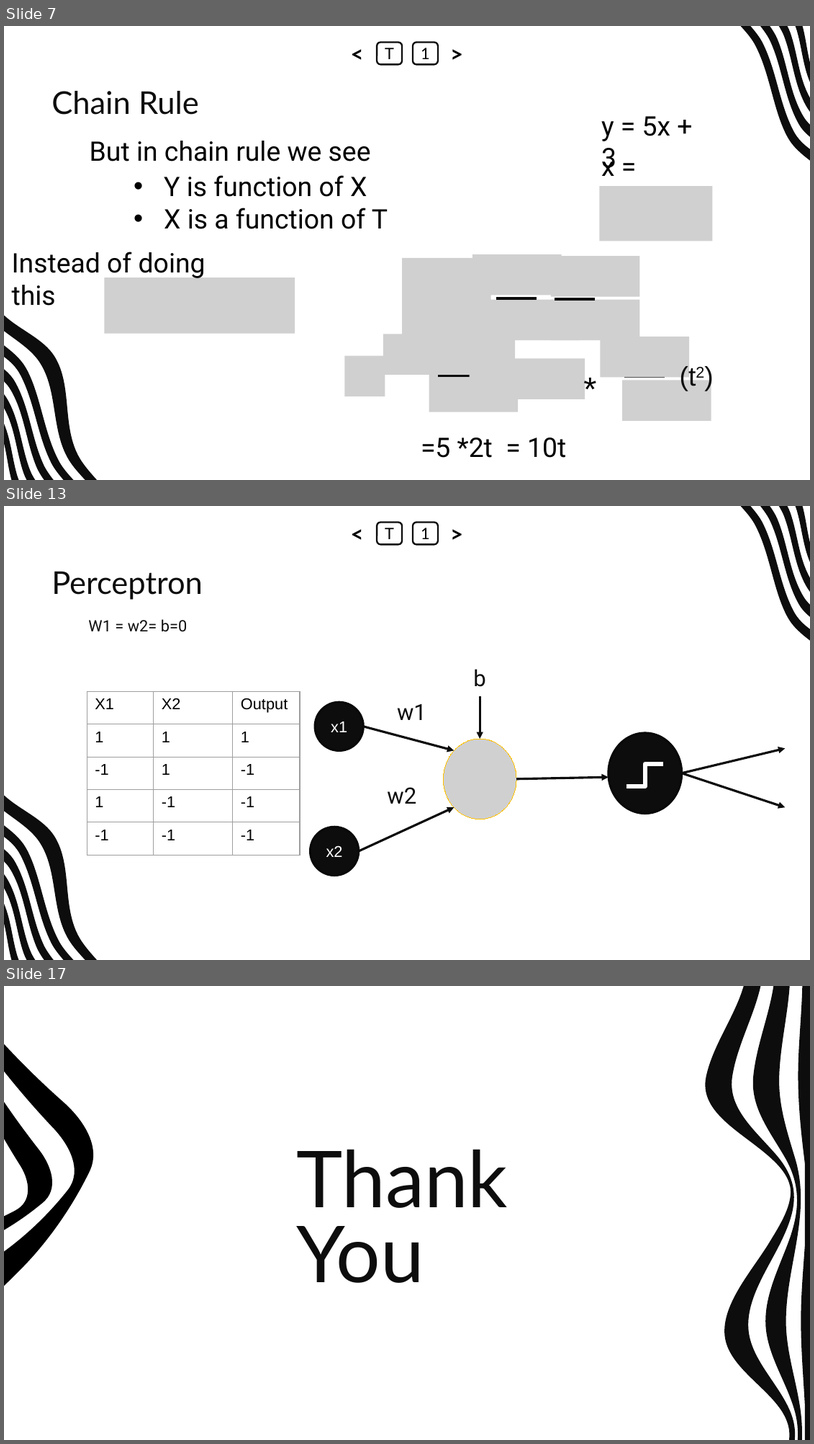
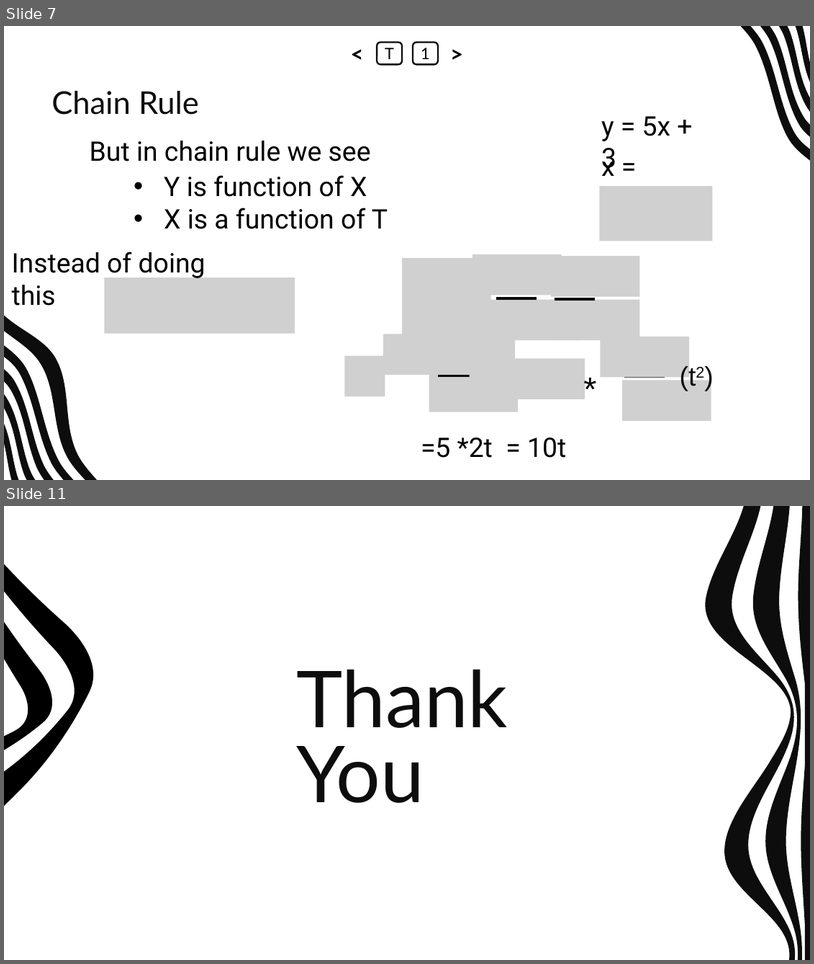
Before and after one commit to abrarhasan3/Green-Uni-All-Academic-Content, a slide deck: CSE 411 Machine Learning/New Slides/ML_CH_11_Back Propagation.pptx. Shown one above the other, each under a label of ours: slides 7, 13 and 17 before the commit, slides 7 and 11 after it; the slides between them are not shown. The pictures are 814x1444 and 814x964 pixels, drawn with LibreOffice and Linux fonts; fonts in the diff are those of the drawing; grey boxes stand for pictures. Boxes give left, top, right and bottom in pixels: in the first picture for what was removed or moved away, otherwise in the second. Text is boxed around its words. In the diff, an @@ line names an element or a change of style, - is before the commit and + after.

```diff
--- a/CSE 411 Machine Learning/New Slides/ML_CH_11_Back Propagation.pptx
+++ b/CSE 411 Machine Learning/New Slides/ML_CH_11_Back Propagation.pptx
@@ slide 13 removed at box(4, 506, 810, 960), background #FFFFFF; not listed: 9 template elements that a slide beside it also shows @@
@@ text removed at box(345, 522, 370, 545) @@
-<
@@ rounded rectangle removed at box(378, 522, 402, 545) @@
-T
@@ rounded rectangle removed at box(413, 522, 438, 545) @@
-1
@@ text removed at box(445, 522, 469, 545) @@
->
@@ title removed at box(52, 571, 203, 600) @@
-Perceptron
@@ text removed at box(88, 619, 187, 632) @@
-W1 = w2= b=0
@@ text removed at box(473, 669, 486, 687) @@
-b
@@ table removed at box(87, 692, 299, 855), 5 rows, 3 columns @@
-X1 | X2 | Output
-1 | 1 | 1
--1 | 1 | -1
-1 | -1 | -1
--1 | -1 | -1
@@ arrow removed from (480, 696) to (480, 739) @@
@@ ellipse removed at box(315, 702, 364, 750) @@
-x1
@@ text removed at box(397, 704, 427, 720) @@
-w1
@@ arrow removed from (364, 726) to (454, 750) @@
@@ picture removed at box(443, 739, 517, 819) @@
@@ ellipse removed at box(609, 733, 682, 813) @@
@@ elbow line removed from (627, 786) to (664, 764) @@
@@ arrow removed from (682, 773) to (785, 748) @@
@@ arrow removed from (517, 779) to (609, 777) @@
@@ arrow removed from (682, 773) to (785, 807) @@
@@ arrow removed from (359, 851) to (454, 807) @@
@@ text removed at box(387, 787, 417, 803) @@
-w2
@@ ellipse removed at box(311, 827, 359, 875) @@
-x2
@@ what was slide 17 is now slide 11 @@
```
Also in this commit, not shown: 1 slide changed, 2 slides added, 7 other slides removed, 1 other file.
